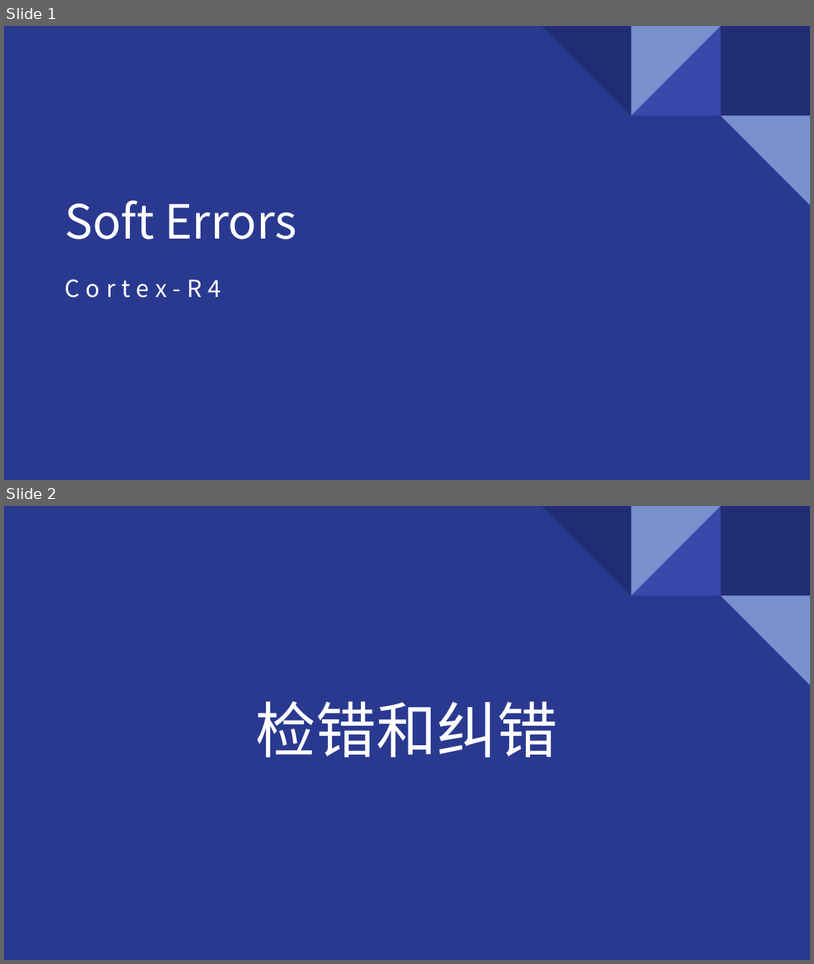
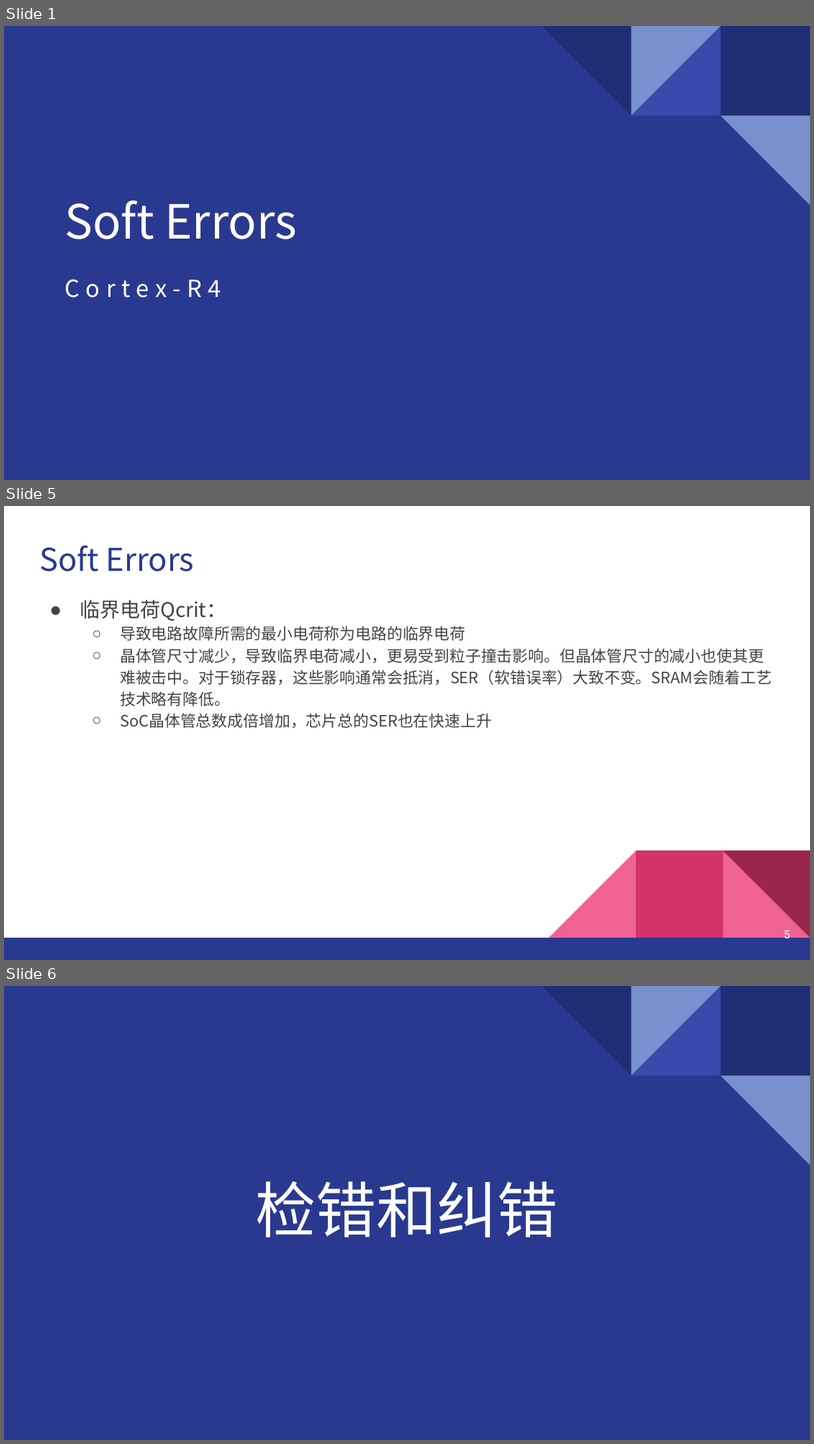
Before and after one commit to GentleBreezeBlow/R4_doc, a slide deck: Report/1-Soft Errors.pptx. Shown one above the other, each under a label of ours: slides 1 and 2 before the commit, slides 1, 5 and 6 after it; the slides between them are not shown. The pictures are 814x964 and 814x1444 pixels, drawn with LibreOffice and Linux fonts; fonts in the diff are those of the drawing. Boxes give left, top, right and bottom in pixels: in the first picture for what was removed or moved away, otherwise in the second. Text is boxed around its words. In the diff, an @@ line names an element or a change of style, - is before the commit and + after.

```diff
--- a/Report/1-Soft Errors.pptx
+++ b/Report/1-Soft Errors.pptx
@@ slide 5 added at [4, 506, 810, 960], background #FFFFFF @@
@@ title added at [39, 545, 194, 572], 28 pt, text #2A3990 @@
+Soft Errors
@@ text added at [80, 600, 772, 728], 14 pt, text #434343 @@
+● 临界电荷Qcrit：
+  ○ 导致电路故障所需的最小电荷称为电路的临界电荷
+  ○ 晶体管尺寸减少，导致临界电荷减小，更易受到粒子撞击影响。但晶体管尺寸的减小也使其更难被击中。对于锁存器，这些影响通常会抵消，SER（软错误率）大致不变。SRAM会随着工艺技术略有降低。
+  ○ SoC晶体管总数成倍增加，芯片总的SER也在快速上升
@@ group added at [4, 850, 810, 960]: 3 right triangles, 2 rectangles @@
@@ page number added at [784, 930, 791, 941], 10 pt, text #FFFFFF @@
+5
@@ what was slide 2 is now slide 6 @@
```
Also in this commit, not shown: 3 other slides added, 1 slide removed.
